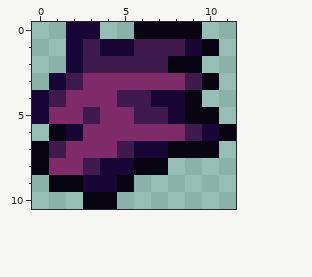
Edited in one commit: pixel-art sprite (Gores/Enemies/PurpFabric1.png). Above is the file before it was changed.
The file is 24x22 pixels, drawn in blocks of 2x2; one block is one cell here.
After:
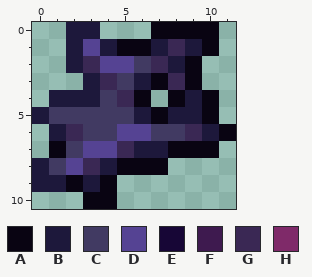
Palette (. is transparent): A #090412  B #1d183b  C #413a62  D #554393  E #170636  F #3e1a4f  G #3a2854  H #7f2a69
The edit:
Changed rows in their new state; - is an unchanged pixel.
first column x 0:
 0 --BB--.---A
 1 --BDBAABGB-
 2 --BGDDCGB--
 3 -..BGCBAGA.
 4 .BBBCGA.ABA
 5 BCCCCCBABB-
 6 -BGCCDDCCGB
 7 .ACDDGBB---
 8 BCDGBA-----
 9 BB-BA.-----
Changed places in both pictures, as pixel boxes (x1, y1, x2, y2):
changed: (32, 22, 219, 192)
